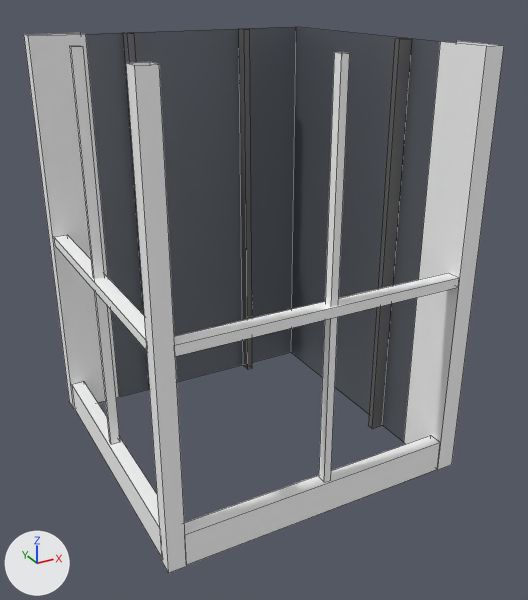
A saved change to the FBX model unity/Assets/Models/Buildings/a2009/400/mid-c2.fbx.
One viewpoint serves both versions: a camera (50 mm lens) standing at (-1.82, -4.35, 3.92) and looking at (0.93, 0.66, 1.42). Arrows for +X, +Y and +Z are at lower left; the lights stay in place. The first picture is the older version. Mesh edges are drawn as thin lines. Where no turn or scale is listed for an object, it has been applied to the vertices.

The first picture shows 'a2009/400/mid-c2'.
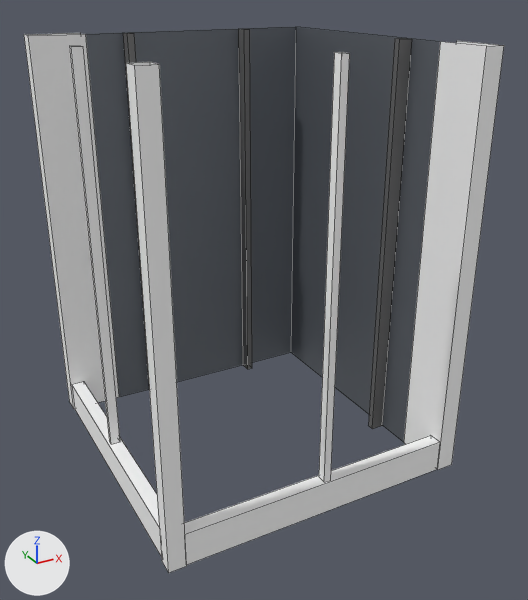
The change in detail:
me_a2009_400_mid_c2 is used by ob_a2009_400_mid_c2; location (0.0, 0.0, 0.0).
me_a2009_400_mid_c2 had 98 vertices, 53 faces and spanned x -0.47..2.2, y -0.47..2.2, z 0.0..3.5.
me_a2009_400_mid_c2 now has 82 vertices, 37 faces and spans x -0.47..2.2, y -0.47..2.2, z 0.0..3.5.
me_a2009_400_mid_c2 part 1: the loose piece of 8 vertices spanning x -0.46..-0.34, y -0.33..2.04, z 1.72..1.8 is deleted.
me_a2009_400_mid_c2 part 2: the loose piece of 8 vertices spanning x -0.33..2.04, y -0.46..-0.34, z 1.72..1.8 is deleted.
Other edits to the shape of me_a2009_400_mid_c2 do not show in these pictures.

Boxes [x1, y1, x2, y2] around the edits, measured in the pictures (528 x 600 px):
part 1 of me_a2009_400_mid_c2, deleted: before [54, 235, 147, 351]
part 2 of me_a2009_400_mid_c2, deleted: before [174, 273, 459, 356]
